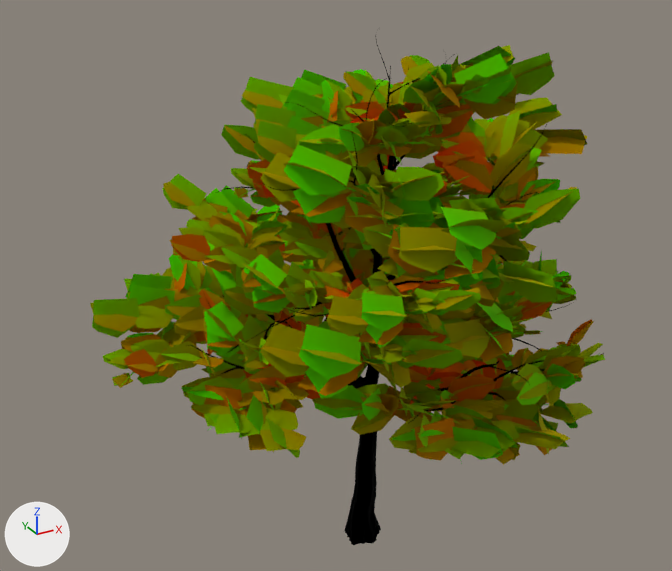
The glTF model Meshes/Trees/Tree big 1.glb as it was, and as the next commit left it.
Rendered twice from a 50 mm lens placed at (-54.1, -90.8, 82.5), pointed at (-1.9, 4.2, 35.0). Every picture has the same lights, and +X, +Y and +Z are marked at lower left. Objects named as collision shapes, trigger or cutter boxes, shadow casters or lower levels of detail are left out.

Script lines for the objects in view, before the commit:
```python
me_tree_011 = bpy.data.meshes.new('tree.011')
me_tree_011.from_pydata(...)  # 19367 vertices, 22015 faces; spans x -32.5..26.3, y -26.6..34.4, z -1.6..66.3
# faces by material slot: [10789, 11226]
me_tree_011.materials.append(mat_bark)
me_tree_011.materials.append(mat_tree_branch)
ob_tree_big_1 = bpy.data.objects.new('Tree big 1', me_tree_011)
ob_tree_big_1.location = (0.0, 0.0, 0.0)
```
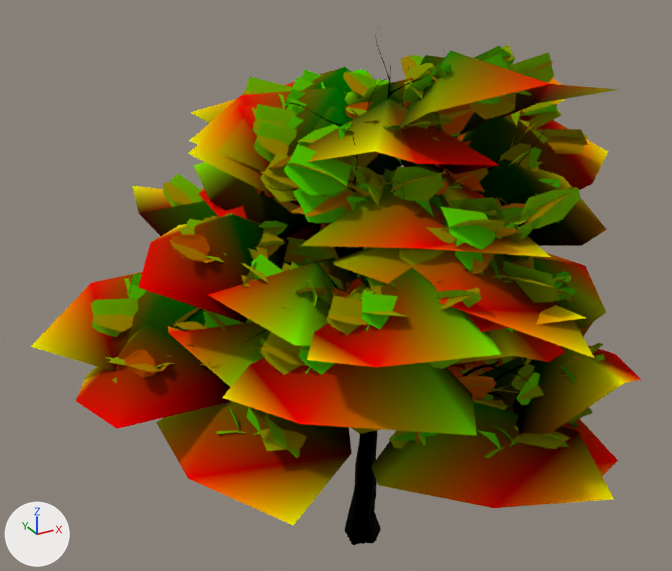
What changed in the scene script:
```text
Add mat_tree_branch_lod:
    mat_tree_branch_lod = bpy.data.materials.new('Tree branch lod')
    # nodes: BsdfPrincipled, Math, OutputMaterial, VertexColor
Add me_tree_021:
    me_tree_021.from_pydata(...)  # 1166 vertices, 1301 faces; spans x -39.1..31.5, y -32.6..40.4, z -1.7..65.6
    # faces by material slot: [989, 312]
    me_tree_021.materials.append(mat_bark)
    me_tree_021.materials.append(mat_tree_branch_lod)
Add ob_tree_big_1_lod1:
    ob_tree_big_1_lod1 = bpy.data.objects.new('Tree big 1 LOD1', me_tree_021)
    ob_tree_big_1_lod1.location = (0.0, 0.0, 0.0)
```

Location of each change, (x1, y1, x2, y2) in pixels of the pictures (672 x 571 px):
'Tree big 1 LOD1', added: after (31, 50, 641, 543)
    faces in mat_tree_branch_lod: (31, 50, 641, 525)
    faces in mat_bark: (255, 78, 524, 543)
'Tree big 1', unchanged, covered by the edit: (90, 32, 605, 545) in both
